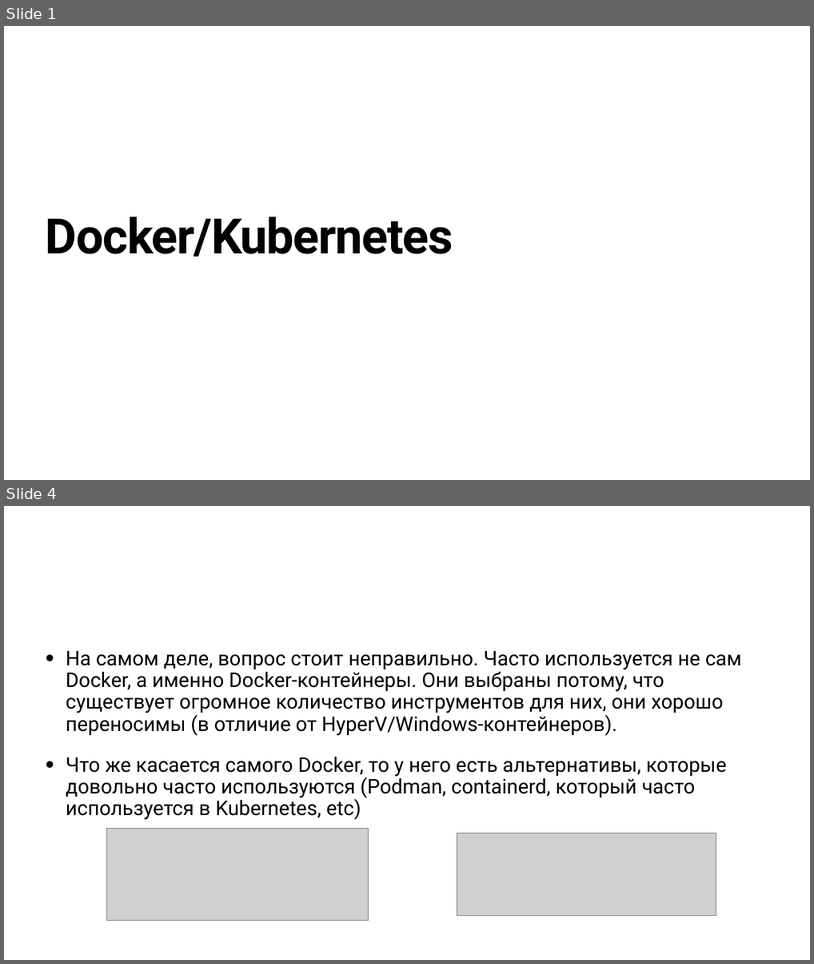
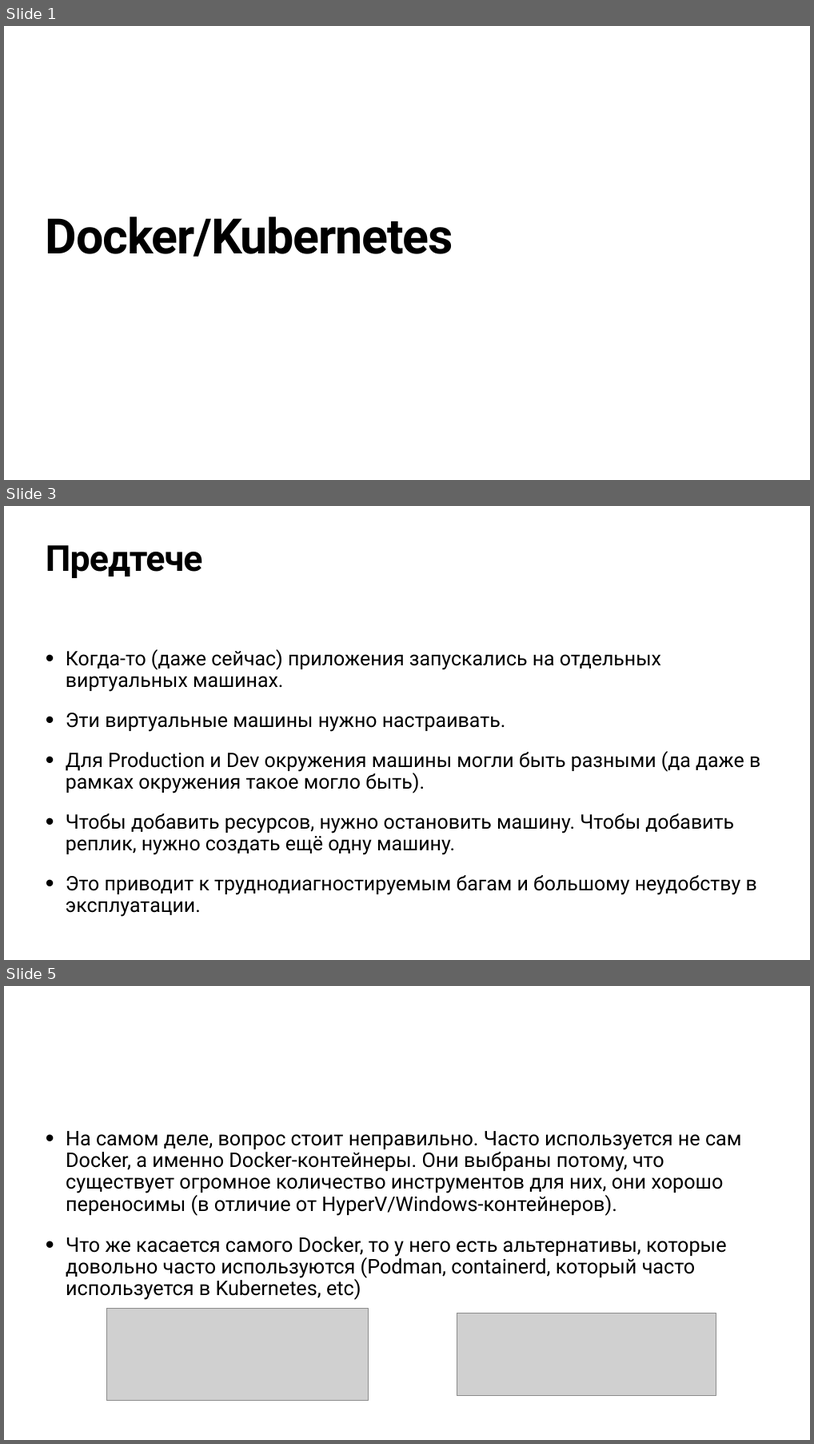
Before and after one commit to strannikhead/docker-course, a slide deck: Docker.pptx. Shown one above the other, each under a label of ours: slides 1 and 4 before the commit, slides 1, 3 and 5 after it; the slides between them are not shown. The pictures are 814x964 and 814x1444 pixels, drawn with LibreOffice and Linux fonts; fonts in the diff are those of the drawing; grey boxes stand for pictures. Boxes give left, top, right and bottom in pixels: in the first picture for what was removed or moved away, otherwise in the second. Text is boxed around its words. In the diff, an @@ line names an element or a change of style, - is before the commit and + after.

```diff
--- a/Docker.pptx
+++ b/Docker.pptx
@@ slide 3 added at (4,506,810,960), background #FFFFFF @@
@@ title added at (46,545,203,578), 85 pt, text #000000, bold @@
+Предтече
@@ text added at (66,649,761,916), 47.5 pt, text #000000 @@
+• Когда-то (даже сейчас) приложения запускались на отдельных виртуальных машинах.
+• Эти виртуальные машины нужно настраивать.
+• Для Production и Dev окружения машины могли быть разными (да даже в рамках окружения такое могло быть).
+• Чтобы добавить ресурсов, нужно остановить машину. Чтобы добавить реплик, нужно создать ещё одну машину.
+• Это приводит к труднодиагностируемым багам и большому неудобству в эксплуатации.
@@ what was slide 4 is now slide 5 @@
```
Also in this commit, not shown: 2 slides changed.
